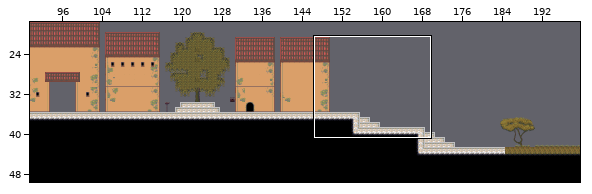
Tiled map, stored at AngryCastle/levels/grema_02.tmx. Above: a wide view before the commit, with the close-up outlined.
Close-up. First the earlier version:
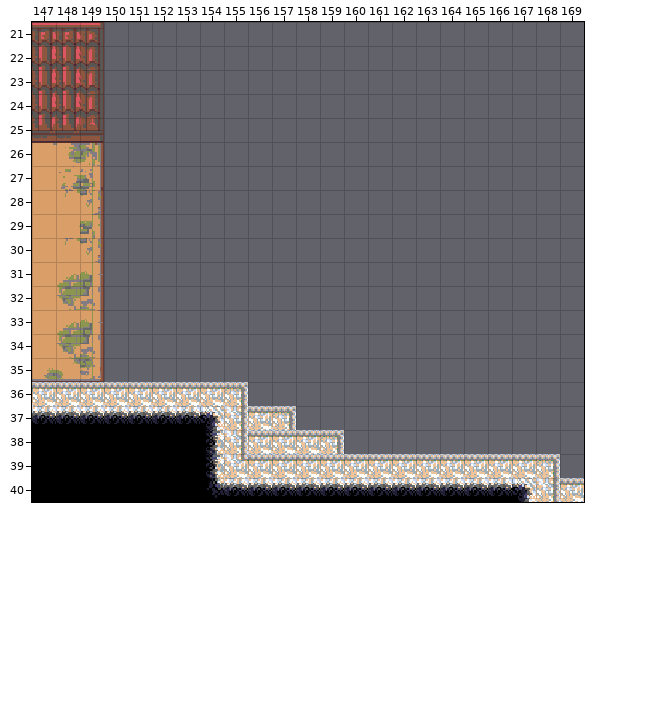
Cells are 16x16 px. Shown: x 147..169, y 21..40. The commit also changed other parts of the map, which this record leaves out.
New version:
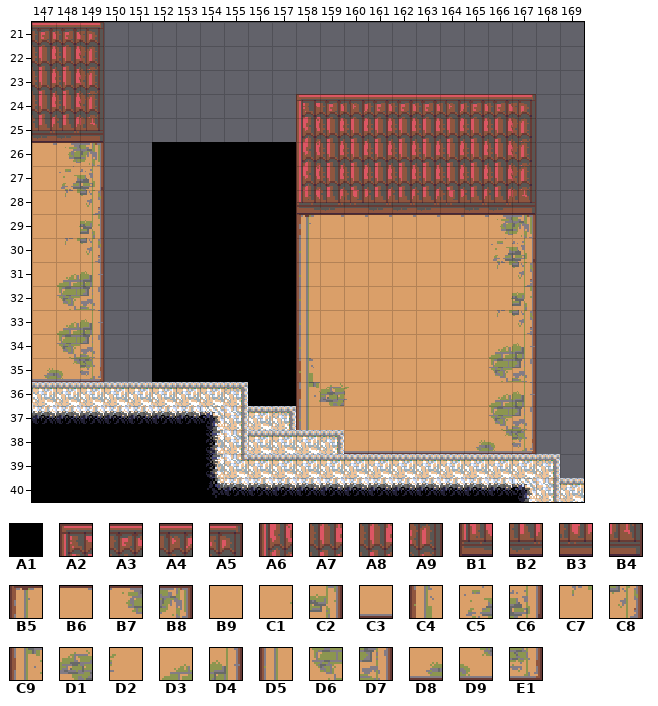
Key: from "Olaf_tileset": A1 163, A2 450, A3 451, A4 452, A5 453, A6 482, A7 483, A8 484, A9 485, B1 514, B2 515, B3 516, B4 517, B5 546, B6 549, B7 550, B8 551, B9 581, C1 582, C2 583, C3 612, C4 642, C5 646, C6 647, C7 678, C8 679, C9 706, D1 707, D2 708, D3 710, D4 711, D5 738, D6 742, D7 743, D8 773, D9 774, E1 775.
__ is an empty cell.
Difference:
Changed rows in their new state; .. is an unchanged cell.
Layer "SilhouetteLayer":
first column x 152:
26 A1 A1 A1 A1 A1 A1
27 A1 A1 A1 A1 A1 A1
28 A1 A1 A1 A1 A1 A1
29 A1 A1 A1 A1 A1 A1
30 A1 A1 A1 A1 A1 A1
31 A1 A1 A1 A1 A1 A1
32 A1 A1 A1 A1 A1 A1
33 A1 A1 A1 A1 A1 A1
34 A1 A1 A1 A1 A1 A1
35 A1 A1 A1 A1 A1 A1
36 .. .. .. .. A1 A1
Layer "BackgroundLayer":
first column x 158:
24 A2 A3 A4 A3 A3 A3 A4 A3 A3 A5
25 A6 A7 A8 A7 A7 A7 A8 A7 A7 A9
26 A6 A7 A8 A7 A7 A7 A8 A7 A7 A9
27 A6 A7 A8 A7 A7 A7 A8 A7 A7 A9
28 B1 B2 B3 B2 B2 B2 B3 B2 B2 B4
29 B5 B6 B6 B6 B6 B6 B6 B6 B7 B8
30 D5 B9 B9 B9 B9 B9 B9 B9 C5 C6
31 D5 B9 B9 B9 B9 B9 B9 B9 C7 C8
32 D5 B9 B9 B9 B9 B9 B9 B9 C1 C2
33 D5 B9 B9 B9 B9 B9 B9 B9 C7 C8
34 D5 B9 B9 B9 B9 B9 B9 B9 D3 D4
35 C4 B9 B9 B9 B9 B9 B9 B9 D6 D7
36 C9 D1 D2 B9 B9 B9 B9 B9 D3 D4
37 D5 B9 B9 B9 B9 B9 B9 B9 D6 D7
38 .. .. C3 C3 C3 C3 C3 D8 D9 E1
Where, in picture pixels (left, top, right, bottom), the same in both close-ups:
added: (152, 94, 536, 454)
